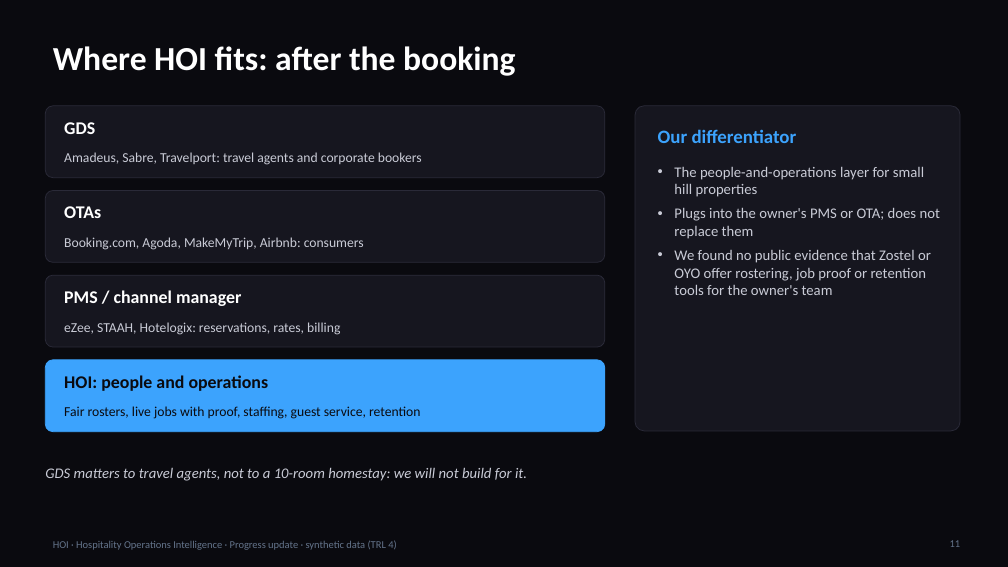
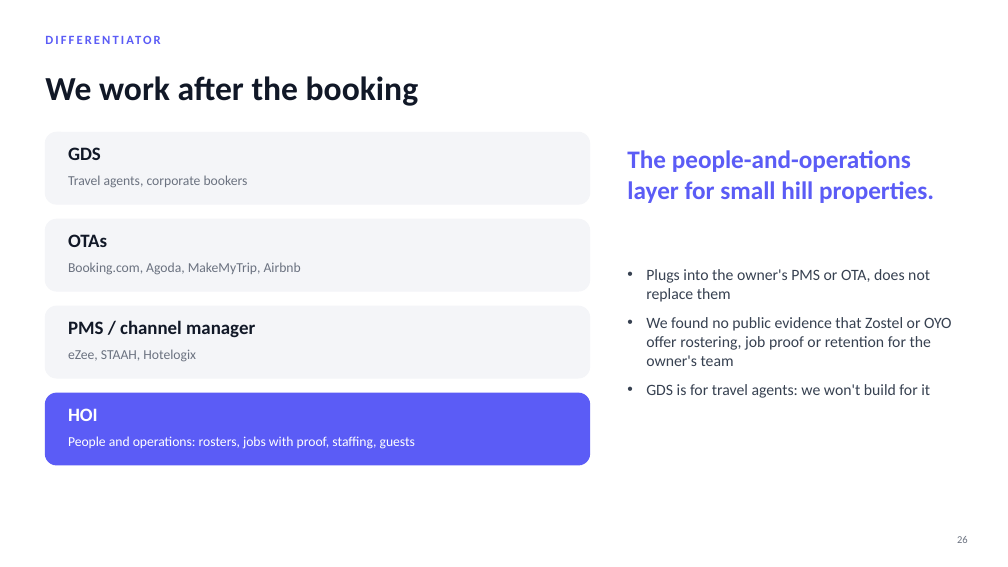
Before and after one commit to Ashu-Stark/Hospitality-, a slide deck: slide 26 of docs/HOI_Progress_Update.pptx (slide 11 before the commit). Drawn at 1008x567 pixels with LibreOffice and Linux fonts; fonts in the diff are those of the drawing; background and template pictures are left out. Boxes give left, top, right and bottom in pixels: in the first picture for what was removed or moved away, otherwise in the second. Text is boxed around its words. In the diff, an @@ line names an element or a change of style, - is before the commit and + after.

Commit message:
docs: progress deck v2 (30 slides, minimal, 25+ live screenshots)

```diff
--- a/docs/HOI_Progress_Update.pptx
+++ b/docs/HOI_Progress_Update.pptx
@@ background #0A0A0F to #FFFFFF @@
@@ vertical alignment middle to top in 6 elements at bbox=[68, 262, 301, 275], bbox=[68, 175, 248, 188], bbox=[68, 349, 196, 362], bbox=[68, 436, 415, 449], bbox=[68, 408, 98, 421], bbox=[45, 32, 726, 54] @@
@@ title removed at bbox=[53, 46, 515, 76] @@
-Where HOI fits: after the booking
@@ text added at bbox=[45, 76, 419, 106], 32 pt, text #111827, bold @@
+We work after the booking
@@ rounded rectangle removed at bbox=[635, 106, 960, 431] @@
@@ rounded rectangle: place and size @@
-rounded rectangle at bbox=[45, 106, 605, 178]
+rounded rectangle at bbox=[45, 132, 590, 204]
@@ text "GDS": place and size @@
-text "GDS" at bbox=[64, 122, 95, 134]
+text "GDS" at bbox=[68, 147, 101, 160]
@@ text at bbox=[658, 129, 797, 143]: text changed; size 18 to 12 pt; text colour #3CA3FD to #5B5CF6 @@
-Our differentiator
+DIFFERENTIATOR
@@ text at bbox=[68, 175, 248, 188]: text changed; text colour #C9CBD6 to #6B7280 @@
-Amadeus, Sabre, Travelport: travel agents and corporate bookers
+Travel agents, corporate bookers
@@ text added at bbox=[627, 150, 934, 203], 24 pt, text #5B5CF6, bold @@
+The people-and-operations layer for small hill properties.
@@ rounded rectangle: place and size @@
-rounded rectangle at bbox=[45, 191, 605, 262]
+rounded rectangle at bbox=[45, 219, 590, 291]
@@ text "OTAs": place and size @@
-text "OTAs" at bbox=[64, 206, 101, 218]
+text "OTAs" at bbox=[68, 234, 107, 247]
@@ text at bbox=[68, 262, 301, 275]: text changed; text colour #C9CBD6 to #6B7280 @@
-Booking.com, Agoda, MakeMyTrip, Airbnb: consumers
+Booking.com, Agoda, MakeMyTrip, Airbnb
@@ text at bbox=[646, 269, 952, 398]: text changed; size 14 to 15 pt; text colour #C9CBD6 to #374151 @@
-• The people-and-operations layer for small hill properties
-• Plugs into the owner's PMS or OTA; does not replace them
-• We found no public evidence that Zostel or OYO offer rostering, job proof or retention tools for the owner's team
+• Plugs into the owner's PMS or OTA, does not replace them
+• We found no public evidence that Zostel or OYO offer rostering, job proof or retention for the owner's team
+• GDS is for travel agents: we won't build for it
@@ fill #16161F to #F4F5F8; outline #2A2A38 0.75 pt to #F4F5F8 1 pt; proportions changed in 3 elements at bbox=[45, 132, 590, 204], bbox=[45, 219, 590, 291], bbox=[45, 306, 590, 378] @@
@@ rounded rectangle: place and size @@
-rounded rectangle at bbox=[45, 275, 605, 347]
+rounded rectangle at bbox=[45, 306, 590, 378]
@@ size 17 to 18 pt, text colour #FFFFFF to #111827; vertical alignment middle to top in 3 elements at bbox=[68, 147, 101, 160], bbox=[68, 234, 107, 247], bbox=[68, 320, 255, 338] @@
@@ text "PMS / channel manager": place and size @@
-text "PMS / channel manager" at bbox=[64, 290, 241, 306]
+text "PMS / channel manager" at bbox=[68, 320, 255, 338]
@@ text at bbox=[68, 349, 196, 362]: text changed; text colour #C9CBD6 to #6B7280 @@
-eZee, STAAH, Hotelogix: reservations, rates, billing
+eZee, STAAH, Hotelogix
@@ rounded rectangle: place and size @@
-rounded rectangle at bbox=[45, 360, 605, 432]
+rounded rectangle at bbox=[45, 393, 590, 465]
@@ rounded rectangle at bbox=[45, 393, 590, 465]: fill #3CA3FD to #5B5CF6; outline #3CA3FD 0.75 pt to #5B5CF6 1 pt; proportions changed @@
@@ text at bbox=[68, 408, 98, 421]: text changed; size 17 to 18 pt; text colour #0A0A0F to #FFFFFF @@
-HOI: people and operations
+HOI
@@ text at bbox=[68, 436, 415, 449]: text changed; text colour #0A0A0F to #FFFFFF @@
-Fair rosters, live jobs with proof, staffing, guest service, retention
+People and operations: rosters, jobs with proof, staffing, guests
@@ text removed at bbox=[45, 467, 527, 481] @@
-GDS matters to travel agents, not to a 10-room homestay: we will not build for it.
@@ page number added at bbox=[957, 536, 968, 543], 10 pt, text #6B7280 @@
+26
@@ text removed at bbox=[53, 540, 396, 550] @@
-HOI · Hospitality Operations Intelligence · Progress update · synthetic data (TRL 4)
@@ page number removed at bbox=[950, 540, 961, 547] @@
-11
```
Also in this commit, not shown: 9 other slides changed, 20 slides added, 6 slides removed.
